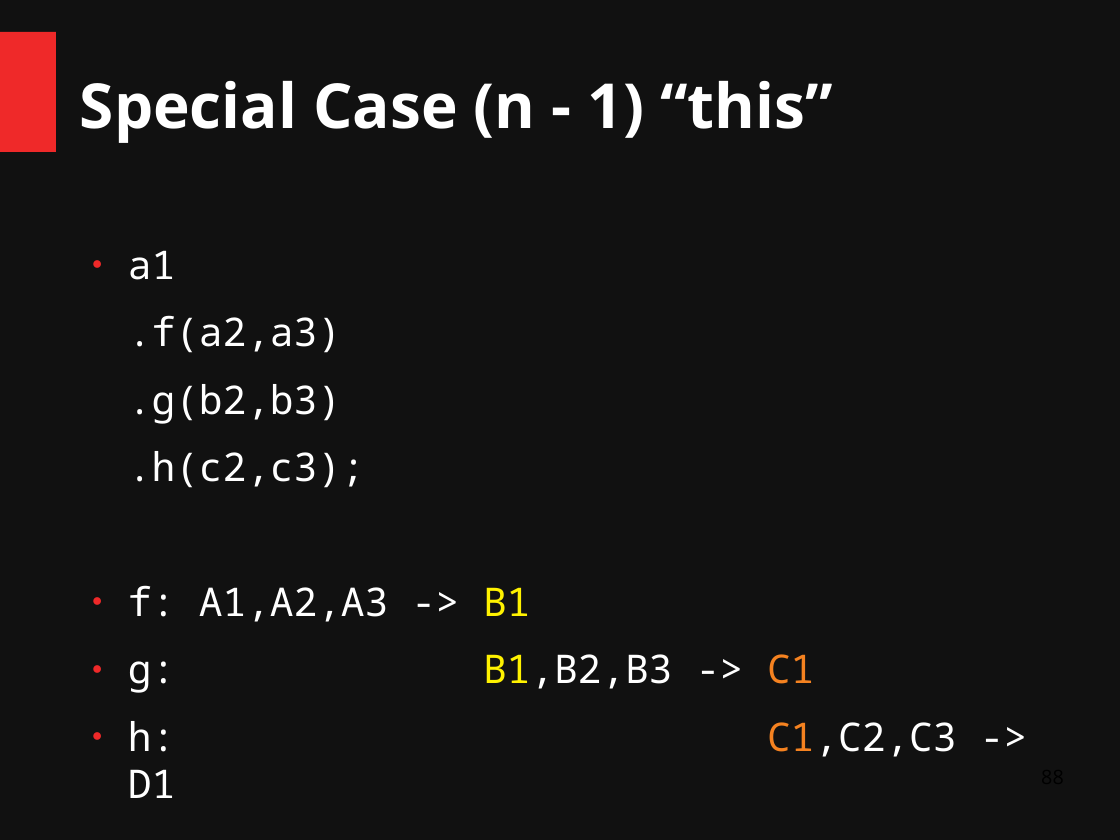
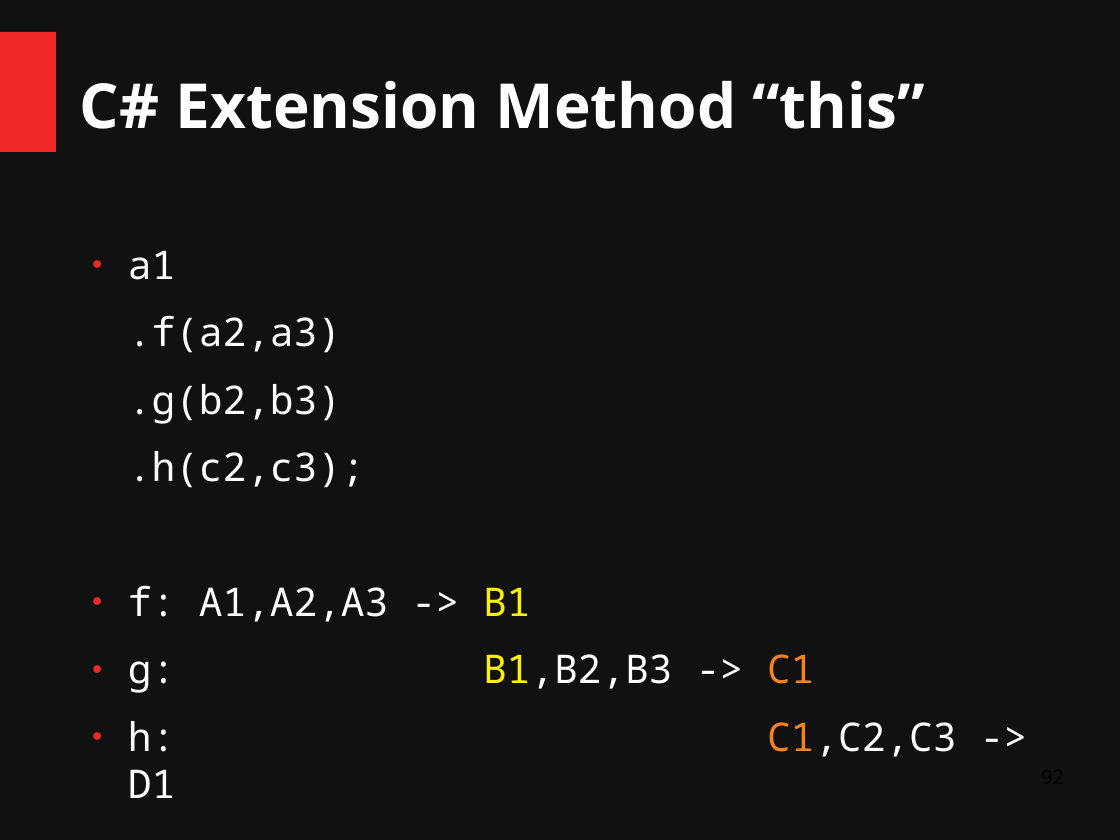
Before and after one commit to ChangHaiBin/FSharpPowerPoint, a slide deck: slide 92 of FSharp Talk Dark3.odp (slide 88 before the commit). Drawn at 1120x840 pixels with LibreOffice and Linux fonts; fonts in the diff are those of the drawing. Boxes give left, top, right and bottom in pixels: in the first picture for what was removed or moved away, otherwise in the second. Text is boxed around its words. In the diff, an @@ line names an element or a change of style, - is before the commit and + after.

```diff
--- a/FSharp Talk Dark3.odp
+++ b/FSharp Talk Dark3.odp
@@ title at (80, 80, 925, 129): text changed @@
-Special Case (n - 1) “this”
+C# Extension Method “this”
```
Also in this commit, not shown: 5 other slides changed, 4 slides added.
